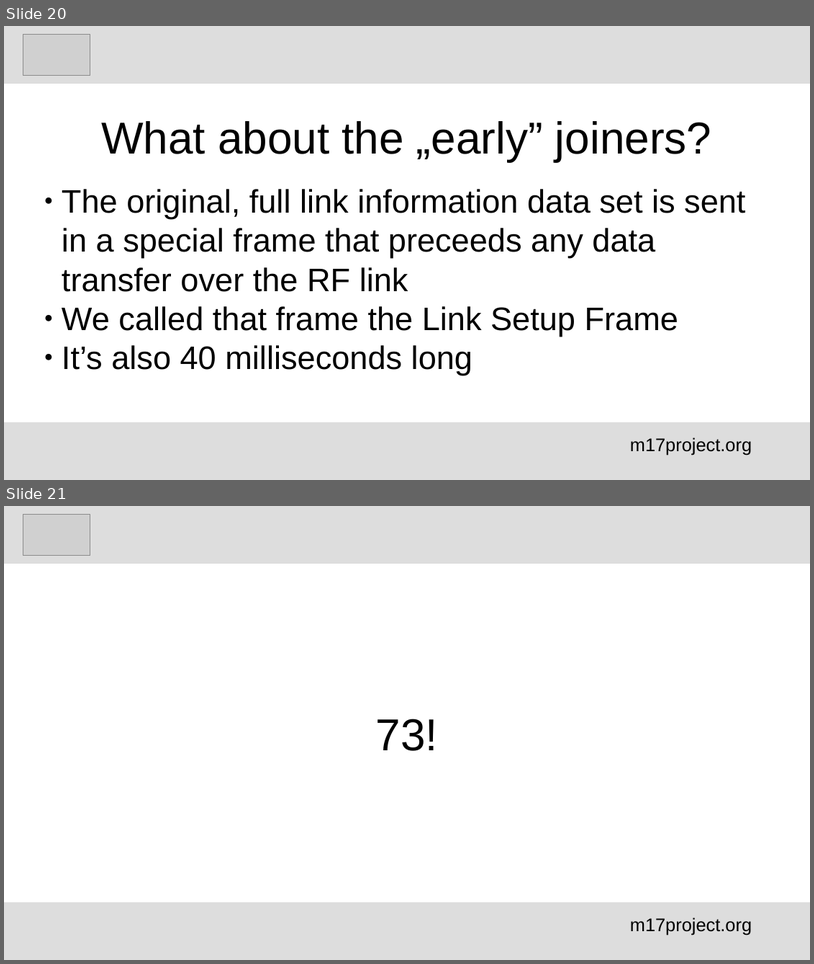
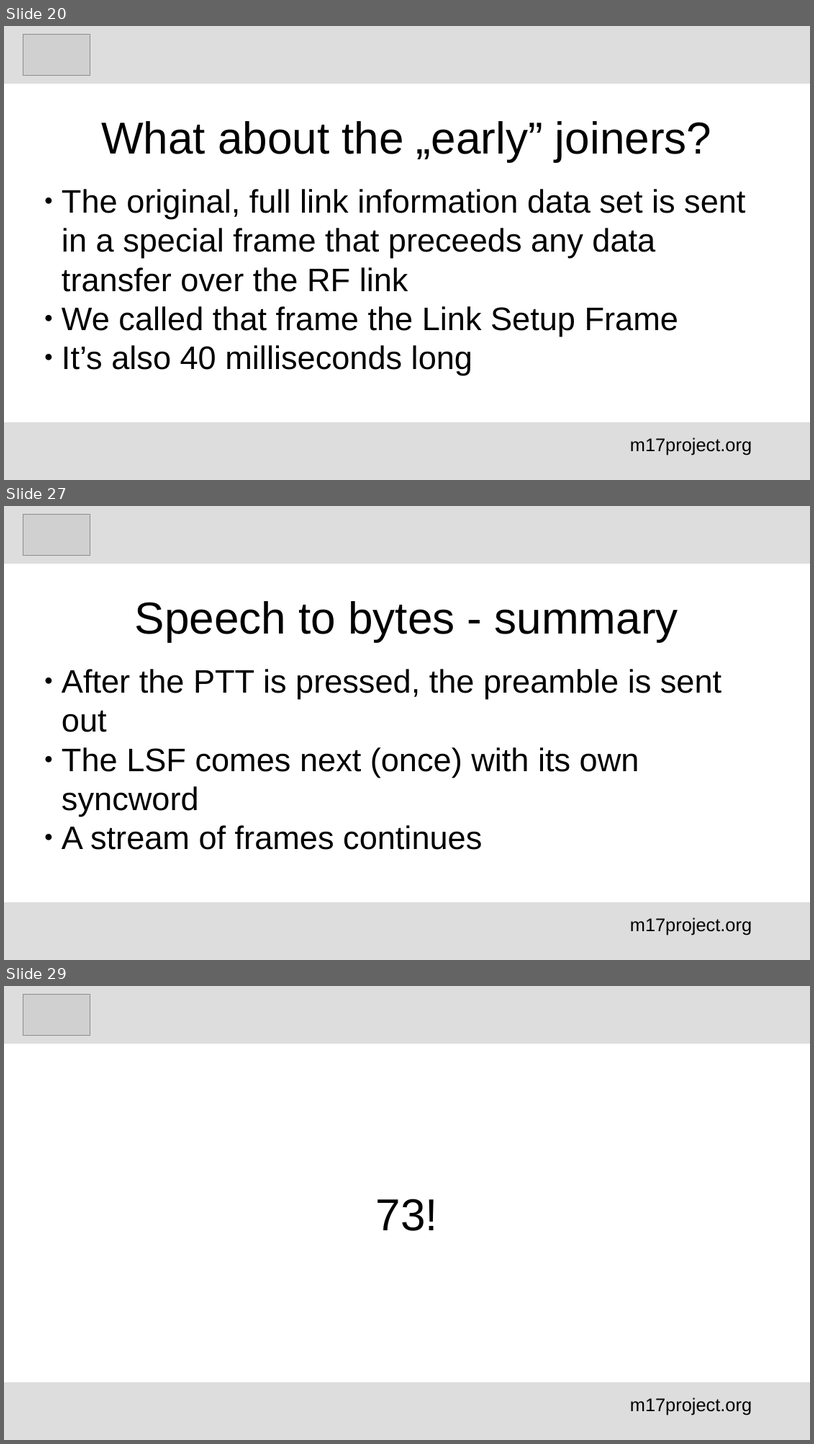
Before and after one commit to M17-Project/M17_education, a slide deck: English/M17_voice_encoding_en.odp. Shown one above the other, each under a label of ours: slides 20 and 21 before the commit, slides 20, 27 and 29 after it; the slides between them are not shown. The pictures are 814x964 and 814x1444 pixels, drawn with LibreOffice and Linux fonts; fonts in the diff are those of the drawing; grey boxes stand for pictures. Boxes give left, top, right and bottom in pixels: in the first picture for what was removed or moved away, otherwise in the second. Text is boxed around its words. In the diff, an @@ line names an element or a change of style, - is before the commit and + after.

```diff
--- a/English/M17_voice_encoding_en.odp
+++ b/English/M17_voice_encoding_en.odp
@@ slide 27 added at <box>4,506,810,960</box>, background #FFFFFF @@
@@ rectangle added at <box>4,506,810,564</box>, fill #DDDDDD @@
@@ picture added at <box>23,514,90,556</box> @@
@@ title added at <box>135,601,679,641</box>, 44 pt, text #000000 @@
+Speech to bytes - summary
@@ subtitle added at <box>62,669,722,849</box>, 32 pt, text #000000 @@
+● After the PTT is pressed, the preamble is sent out
+● The LSF comes next (once) with its own syncword
+● A stream of frames continues
@@ rectangle added at <box>4,902,810,960</box>, fill #DDDDDD @@
@@ text added at <box>630,917,752,934</box>, 18 pt, text #000000 @@
+m17project.org
@@ what was slide 21 is now slide 29 @@
```
Also in this commit, not shown: 1 slide changed, 7 other slides added.
